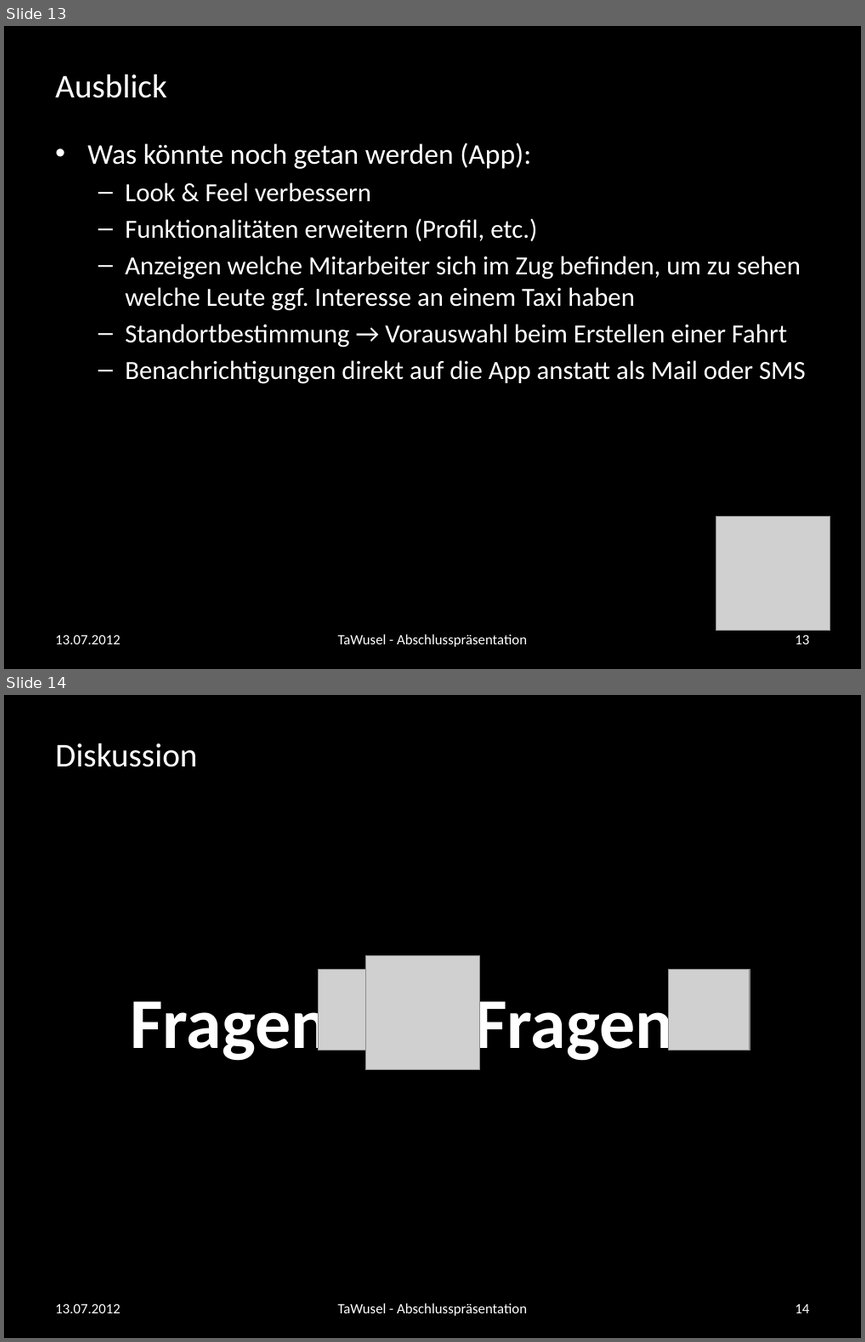
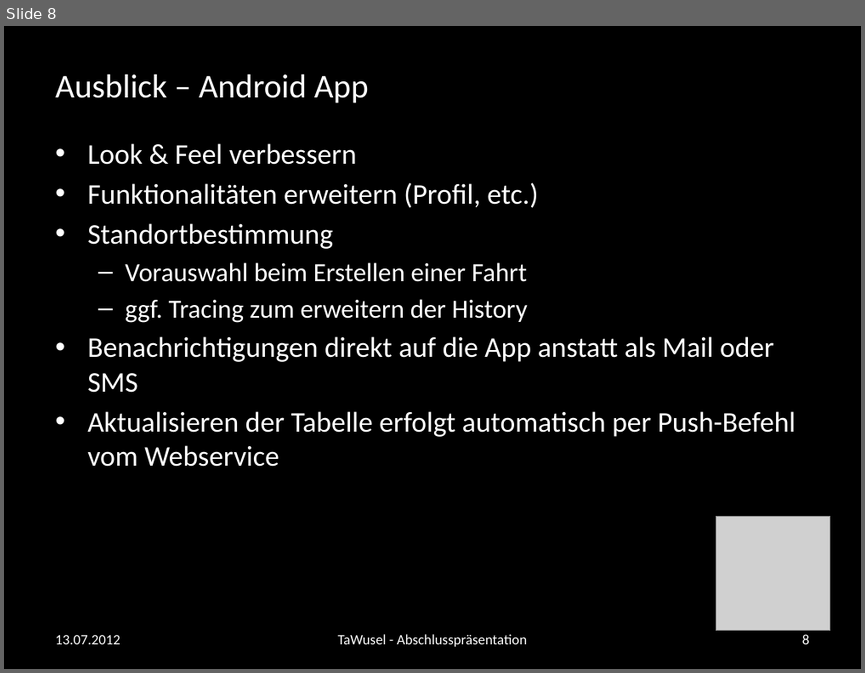
Before and after one commit to andreasnuesslein/swp_kp2_2012_gruppe1, a slide deck: Abschluss-Praesentation/vorlage.pptx. Shown one above the other, each under a label of ours: slides 13 and 14 before the commit, slide 8 after it. The pictures are 865x1342 and 865x673 pixels, drawn with LibreOffice and Linux fonts; fonts in the diff are those of the drawing; grey boxes stand for pictures; background and template pictures are left out. Boxes give left, top, right and bottom in pixels: in the first picture for what was removed or moved away, otherwise in the second. Text is boxed around its words. In the diff, an @@ line names an element or a change of style, - is before the commit and + after.

Commit message:
aktualsierung abschlusspräsentation
update nach dem feedback von clmb

```diff
--- a/Abschluss-Praesentation/vorlage.pptx
+++ b/Abschluss-Praesentation/vorlage.pptx
@@ slide 14 removed at bbox=[4, 695, 861, 1338], background #000000 @@
@@ title removed at bbox=[55, 743, 197, 767] @@
-Diskussion
@@ picture removed at bbox=[318, 970, 398, 1049] @@
@@ picture removed at bbox=[365, 955, 479, 1069] @@
@@ picture removed at bbox=[669, 970, 749, 1049] @@
@@ text removed at bbox=[130, 988, 673, 1064] @@
-Fragen Fragen
@@ text removed at bbox=[55, 1304, 120, 1313] @@
-13.07.2012
@@ text removed at bbox=[338, 1303, 527, 1315] @@
-TaWusel - Abschlusspräsentation
@@ page number removed at bbox=[794, 1304, 809, 1313] @@
-14
@@ what was slide 13 is now slide 8 @@
@@ slide 8 changed as well @@
@@ title at bbox=[55, 74, 369, 103]: text changed @@
-Ausblick
+Ausblick – Android App
@@ text at bbox=[87, 142, 531, 169]: paragraph removed @@
-• Was könnte noch getan werden (App):
@@ text at bbox=[87, 143, 774, 392]: size 22 to 24 pt in "Look & Feel verbessern", "Funktionalitäten erweitern (Profil, etc.)", "Benachrichtigungen direkt auf die App anstatt als ..."; bullet – to •; list level 2 to 1 in "Look & Feel verbessern"; list level 2 to 1 in "Funktionalitäten erweitern (Profil, etc.)"; list level 2 to 1 in "Benachrichtigungen direkt auf die App ..." @@
@@ text at bbox=[87, 223, 528, 323]: text changed @@
-  – Anzeigen welche Mitarbeiter sich im Zug befinden, um zu sehen welche Leute ggf. Interesse an einem Taxi haben
-  – Standortbestimmung → Vorauswahl beim Erstellen einer Fahrt
+• Standortbestimmung
+  – Vorauswahl beim Erstellen einer Fahrt
+  – ggf. Tracing zum erweitern der History
@@ text at bbox=[87, 411, 795, 466]: paragraph added @@
+• Aktualisieren der Tabelle erfolgt automatisch per Push-Befehl vom Webservice
@@ page number at bbox=[802, 634, 809, 644]: text changed @@
-13
+8
```
Also in this commit, not shown: 6 other slides changed, 3 slides added, 5 other slides removed, 1 other file.
